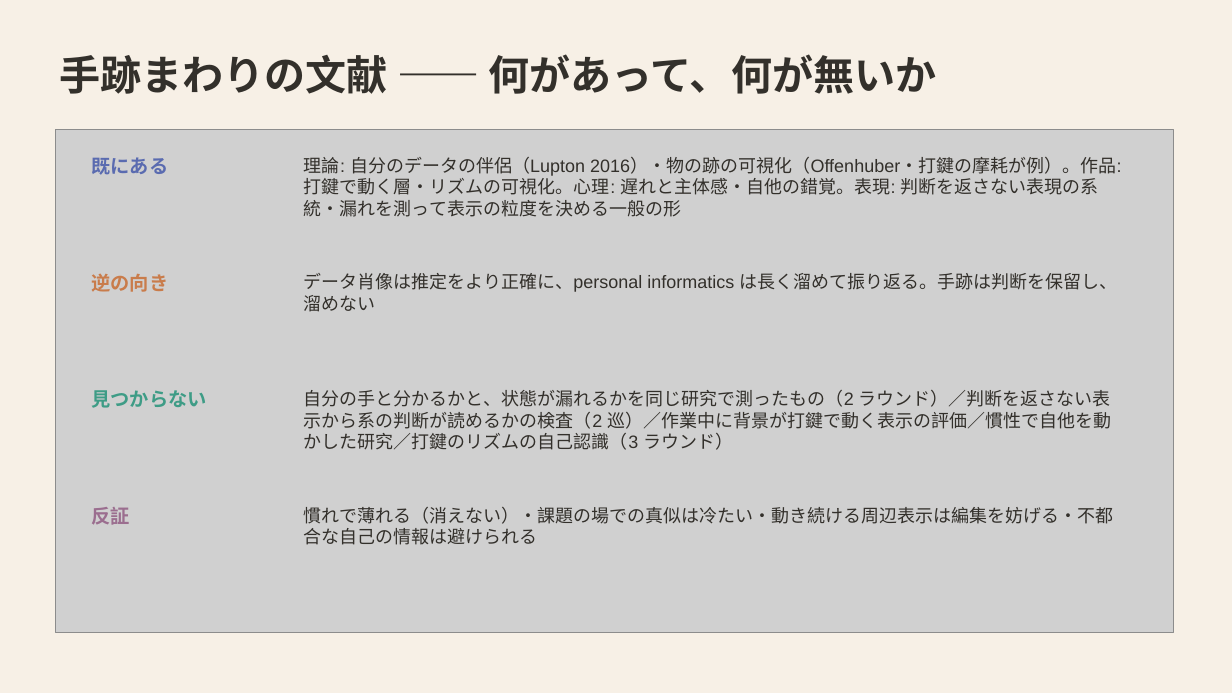
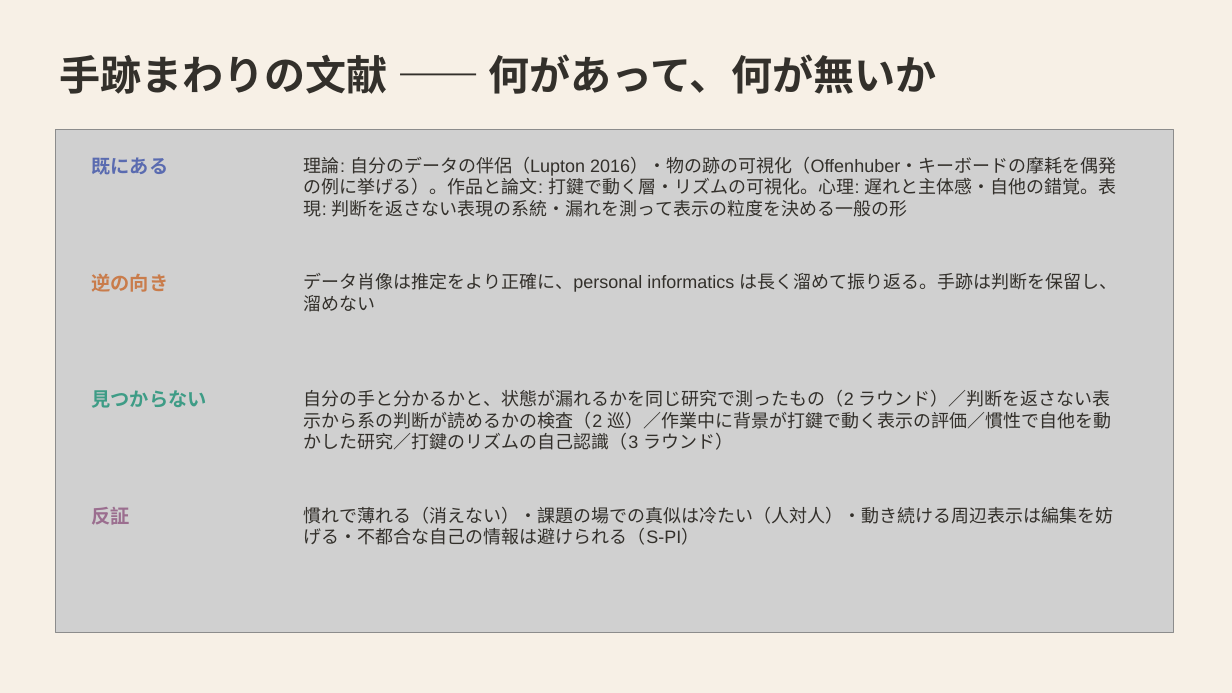
Before and after one commit to mikotomiura/GSE-prototype, a slide deck: slide 17 of docs/slides/project-overview/GSE_handmark_design.pptx. Drawn at 1232x693 pixels with LibreOffice and Linux fonts; fonts in the diff are those of the drawing; grey boxes stand for pictures. Boxes give left, top, right and bottom in pixels: in the first picture for what was removed or moved away, otherwise in the second. Text is boxed around its words. In the diff, an @@ line names an element or a change of style, - is before the commit and + after.

```diff
--- a/docs/slides/project-overview/GSE_handmark_design.pptx
+++ b/docs/slides/project-overview/GSE_handmark_design.pptx
@@ text at <box>304,157,1117,217</box>: text changed @@
-理論: 自分のデータの伴侶（Lupton 2016）・物の跡の可視化（Offenhuber・打鍵の摩耗が例）。作品: 打鍵で動く層・リズムの可視化。心理: 遅れと主体感・自他の錯覚。表現: 判断を返さない表現の系統・漏れを測って表示の粒度を決める一般の形
+理論: 自分のデータの伴侶（Lupton 2016）・物の跡の可視化（Offenhuber・キーボードの摩耗を偶発の例に挙げる）。作品と論文: 打鍵で動く層・リズムの可視化。心理: 遅れと主体感・自他の錯覚。表現: 判断を返さない表現の系統・漏れを測って表示の粒度を決める一般の形
@@ text at <box>304,507,1113,545</box>: text changed @@
-慣れで薄れる（消えない）・課題の場での真似は冷たい・動き続ける周辺表示は編集を妨げる・不都合な自己の情報は避けられる
+慣れで薄れる（消えない）・課題の場での真似は冷たい（人対人）・動き続ける周辺表示は編集を妨げる・不都合な自己の情報は避けられる（S-PI）
```
Also in this commit, not shown: 5 other slides changed, 7 other files.
